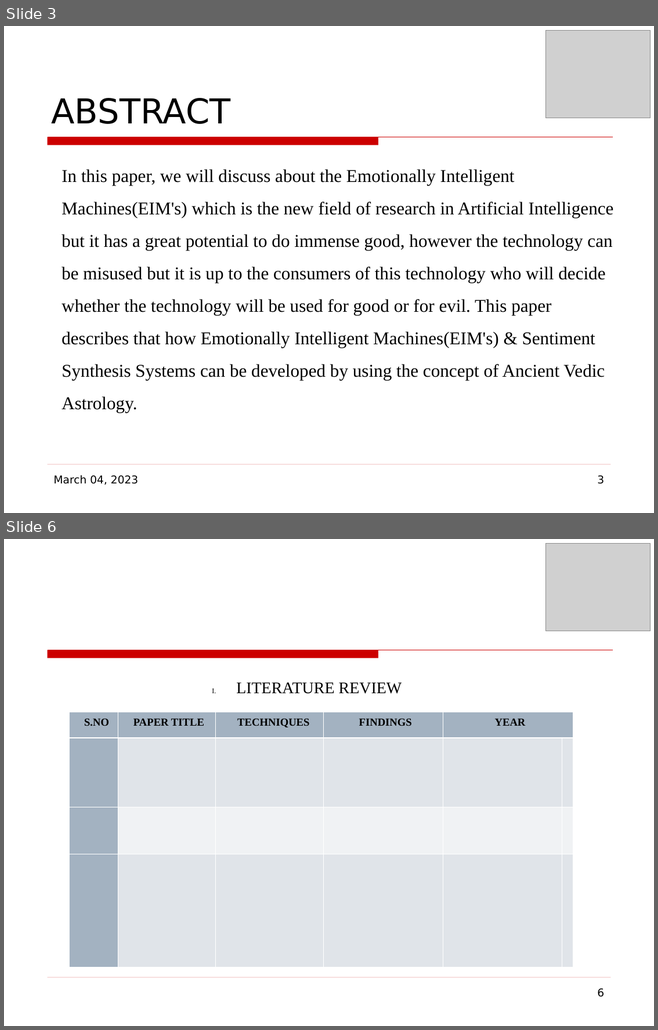
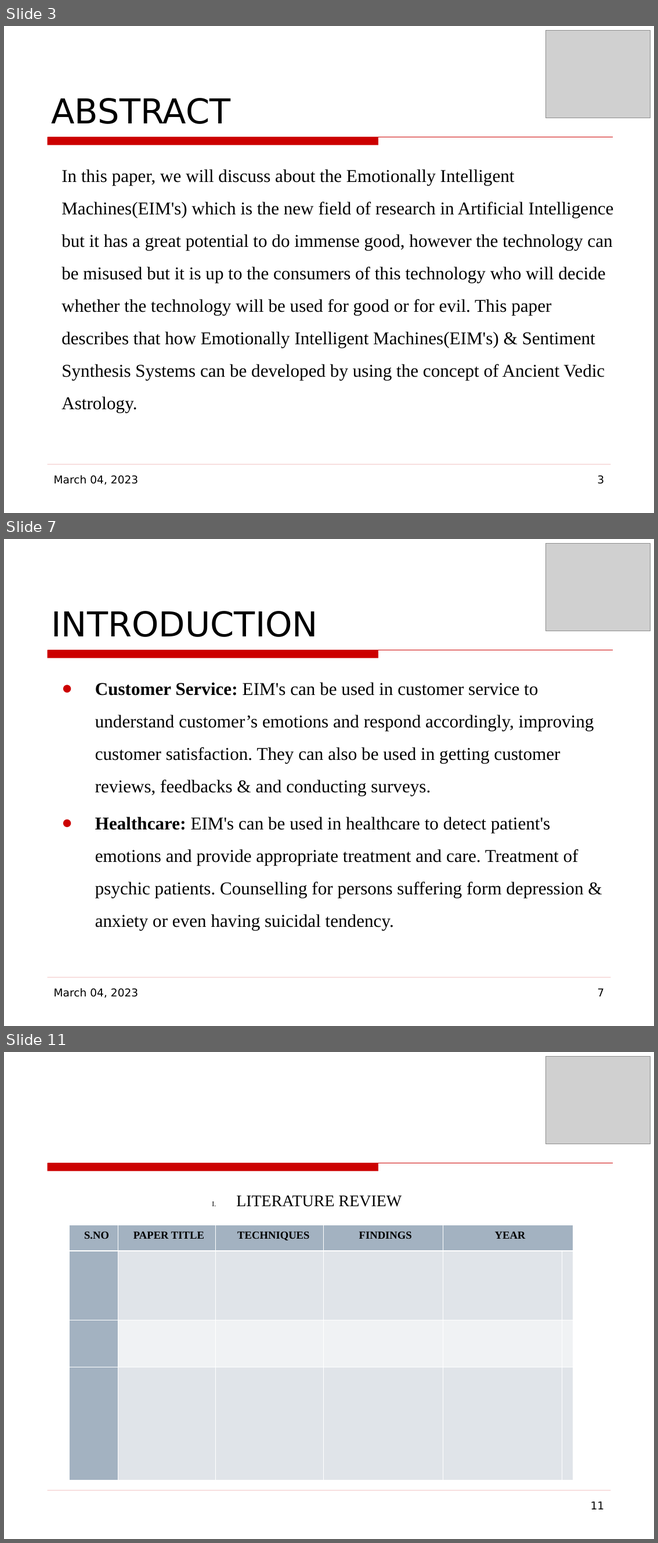
Before and after one commit to mohitlabs/Research, a slide deck: Emotionally Intelligent Machines(EIM's) & Sentiment Synthesis based on Ancient Vedic Astrology/Conference Paper.odp. Shown one above the other, each under a label of ours: slides 3 and 6 before the commit, slides 3, 7 and 11 after it; the slides between them are not shown. The pictures are 658x1030 and 658x1543 pixels, drawn with LibreOffice and Linux fonts; fonts in the diff are those of the drawing; grey boxes stand for pictures; background and template pictures are left out. Boxes give left, top, right and bottom in pixels: in the first picture for what was removed or moved away, otherwise in the second. Text is boxed around its words. In the diff, an @@ line names an element or a change of style, - is before the commit and + after.

```diff
--- a/Emotionally Intelligent Machines(EIM's) & Sentiment Synthesis based on Ancient Vedic Astrology/Conference Paper.odp
+++ b/Emotionally Intelligent Machines(EIM's) & Sentiment Synthesis based on Ancient Vedic Astrology/Conference Paper.odp
@@ slide 7 added at (x1=4, y1=539, x2=654, y2=1026), background picture (left out); not listed: 2 template elements that a slide beside it also shows @@
@@ picture added at (x1=545, y1=544, x2=650, y2=631) @@
@@ title added at (x1=52, y1=611, x2=318, y2=637), 38 pt, text #000000 @@
+INTRODUCTION
@@ text added at (x1=95, y1=682, x2=594, y2=931), 20 pt, text #000000 @@
+● Customer Service: EIM's can be used in customer service to understand customer’s emotions and respond accordingly, improving customer satisfaction. They can also be used in getting customer reviews, feedbacks & and conducting surveys.
+● Healthcare: EIM's can be used in healthcare to detect patient's emotions and provide appropriate treatment and care. Treatment of psychic patients. Counselling for persons suffering form depression & anxiety or even having suicidal tendency.
@@ text added at (x1=54, y1=988, x2=138, y2=998), 12 pt, text #000000 @@
+March 04, 2023
@@ page number added at (x1=597, y1=988, x2=604, y2=997), 12 pt, text #000000 @@
+7
@@ what was slide 6 is now slide 11 @@
@@ page number at (x1=590, y1=1501, x2=604, y2=1510): text changed @@
-6
+11
```
Also in this commit, not shown: 2 slides changed, 4 other slides added, 1 other file.
